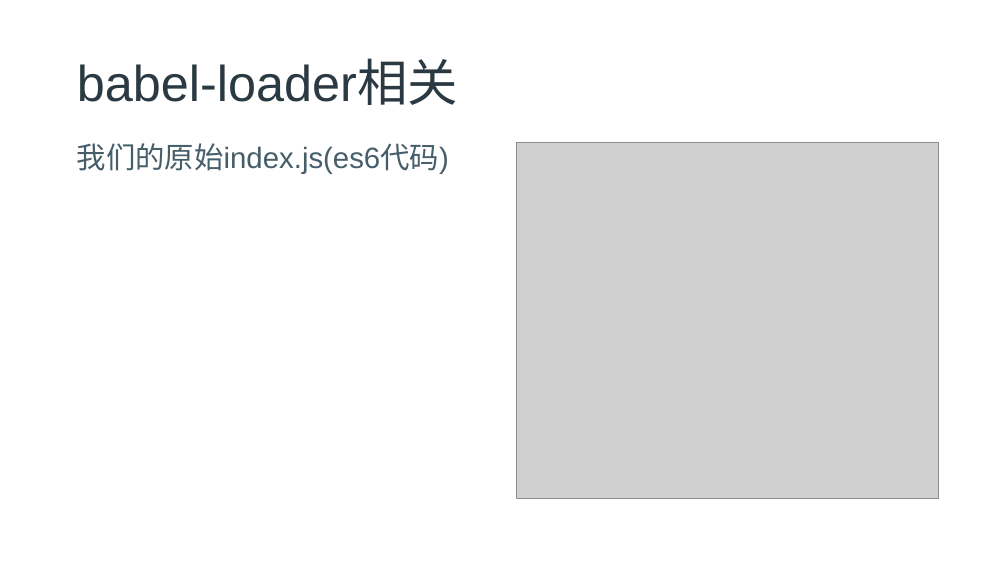
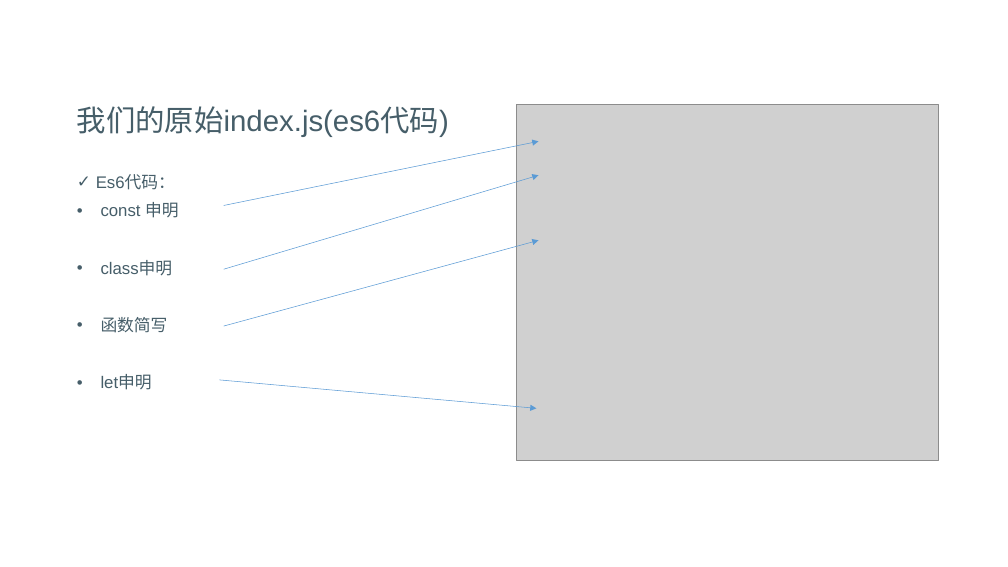
Before and after one commit to freeozyl80/webpack-lesson, a slide deck: slide 27 of chapter4/chapter4pptx.pptx (slide 22 before the commit). Drawn at 1008x567 pixels with LibreOffice and Linux fonts; fonts in the diff are those of the drawing; grey boxes stand for pictures; background and template pictures are left out. Boxes give left, top, right and bottom in pixels: in the first picture for what was removed or moved away, otherwise in the second. Text is boxed around its words. In the diff, an @@ line names an element or a change of style, - is before the commit and + after.

```diff
--- a/chapter4/chapter4pptx.pptx
+++ b/chapter4/chapter4pptx.pptx
@@ title removed at <box>77,61,458,105</box> @@
-babel-loader相关
@@ text "我们的原始index.js(es6代码)": place and size @@
-text "我们的原始index.js(es6代码)" at <box>77,143,449,174</box>
+text "我们的原始index.js(es6代码)" at <box>77,106,449,137</box>
@@ picture: place and size @@
-picture at <box>517,142,939,498</box>
+picture at <box>517,104,939,461</box>
@@ arrow added from (224, 206) to (538, 141), #5B9BD5 0.5 pt @@
@@ text added at <box>96,174,179,390</box>, 16 pt, text #465E69 @@
+✓ Es6代码：
+• const 申明
+• class申明
+• 函数简写
+• let申明
@@ arrow added from (224, 269) to (538, 175), #5B9BD5 0.5 pt @@
@@ arrow added from (224, 326) to (538, 240), #5B9BD5 0.5 pt @@
@@ arrow added from (219, 380) to (537, 408), #5B9BD5 0.5 pt @@
```
Also in this commit, not shown: 21 other slides changed, 14 slides added, 6 slides removed, 5 other files.
